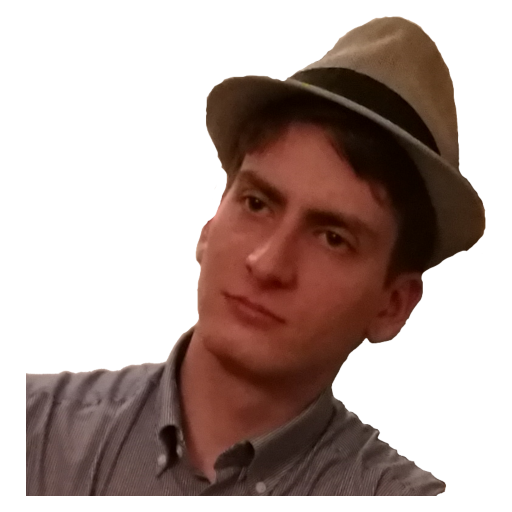
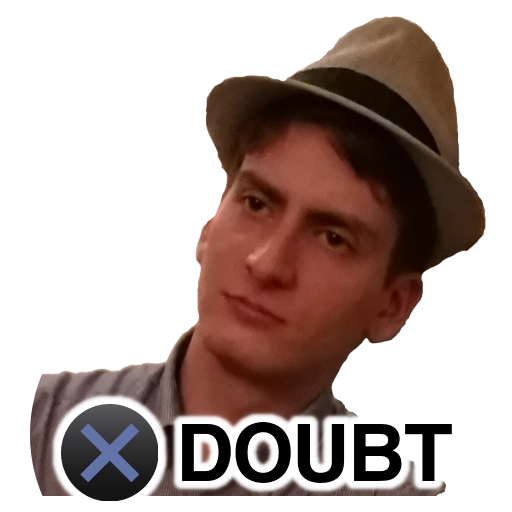
Before/after of a 512 x 512 layered artwork. What changed in the layer stack:
added layer "Livello incollato copia" above "Livello0" over [61, 404, 452, 501]
added layer "Livello0" above "IMG_20180311_001024.jpg copia" over [49, 392, 452, 501]
painted on "IMG_20180311_001024.jpg copia" over [26, 185, 485, 496]
painted on "Border" over [26, 185, 485, 501]
